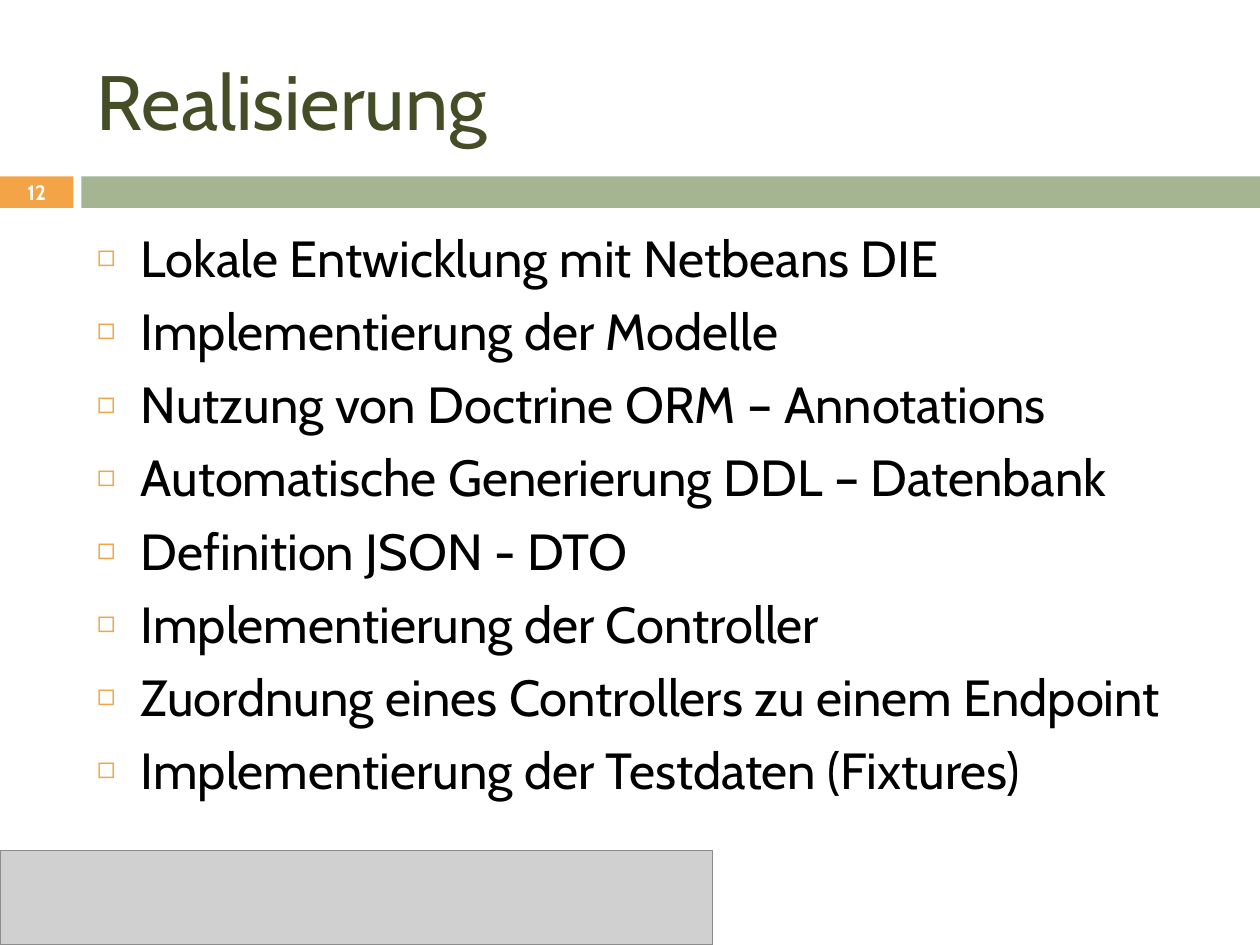
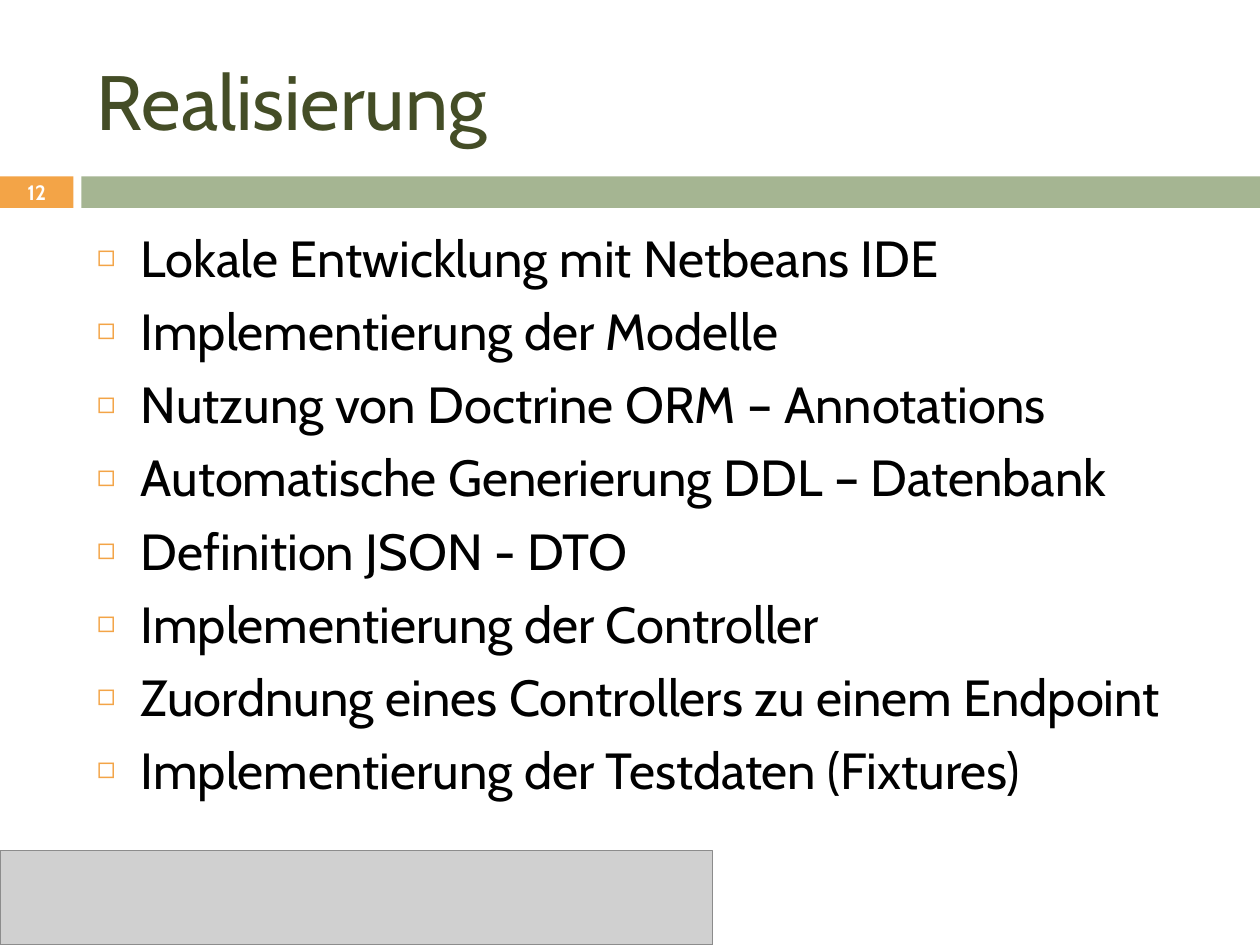
Before and after one commit to janhelmle/weiterbildung_fachinformatiker_ihk_projektantrag, a slide deck: slide 12 of praesentation/Projektpräsentation.pptx. Drawn at 1260x945 pixels with LibreOffice and Linux fonts; fonts in the diff are those of the drawing; grey boxes stand for pictures. Boxes give left, top, right and bottom in pixels: in the first picture for what was removed or moved away, otherwise in the second. Text is boxed around its words. In the diff, an @@ line names an element or a change of style, - is before the commit and + after.

```diff
--- a/praesentation/Projektpräsentation.pptx
+++ b/praesentation/Projektpräsentation.pptx
@@ text at <box>141,239,939,288</box>: text changed @@
-◻ Lokale Entwicklung mit Netbeans DIE
+◻ Lokale Entwicklung mit Netbeans IDE
```
Also in this commit, not shown: 2 other slides changed, 1 other file.
